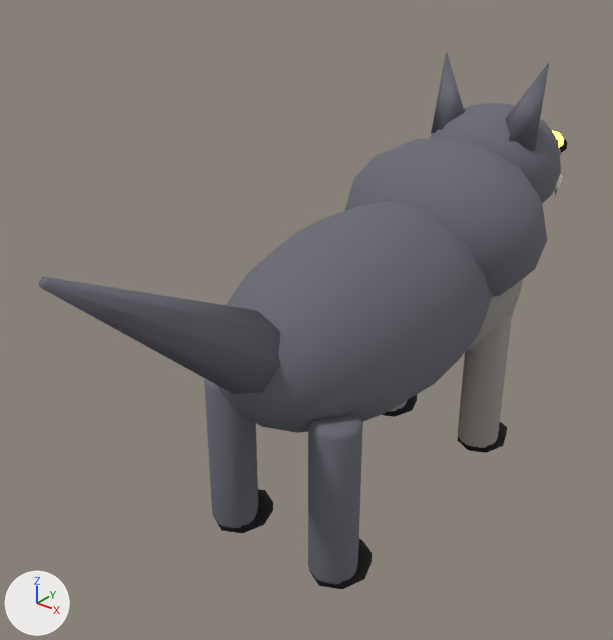
A saved change to the glTF model models/wolf.glb.
Both versions are drawn from a camera (50 mm lens) standing at (2.07, -3.15, 2.66) and looking at (-0.28, -0.22, 0.85). Arrows for +X, +Y and +Z are at lower left; the lights stay in place. The first picture is the older version. Where no turn or scale is listed for an object, it has been applied to the vertices.

Before the edit, the objects in view are built like this:
```python
ob_cabeca = bpy.data.objects.new('Cabeca', me_sphere_003)
ob_cabeca.location = (0.0, 1.05, 1.401)
ob_juba = bpy.data.objects.new('Juba', me_sphere_002)
ob_juba.location = (0.0, 0.55, 1.201)
ob_pata = bpy.data.objects.new('Pata', me_sphere_007)
ob_pata.location = (-0.3, 0.66, -0.029)
ob_pata_002 = bpy.data.objects.new('Pata.002', me_sphere_009)
ob_pata_002.location = (-0.3, -0.69, -0.029)
ob_pata_003 = bpy.data.objects.new('Pata.003', me_sphere_010)
ob_pata_003.location = (0.3, -0.69, -0.029)
ob_peito = bpy.data.objects.new('Peito', me_sphere_001)
ob_peito.location = (0.0, 0.6, 0.901)
ob_perna = bpy.data.objects.new('Perna', me_cylinder)
ob_perna.location = (-0.3, 0.6, 0.371)
ob_perna_002 = bpy.data.objects.new('Perna.002', me_cylinder_002)
ob_perna_002.location = (-0.3, -0.75, 0.371)
ob_perna_003 = bpy.data.objects.new('Perna.003', me_cylinder_003)
ob_perna_003.location = (0.3, -0.75, 0.371)
# also in view: 'Orelha.001' at (0.19, 0.91, 1.77); 'Rabo' at (0.0, -1.33, 1.29); 'Orelha' at (-0.19, 0.91, 1.77); 'Perna.001' at (0.3, 0.6, 0.37); 'Tronco' at (0.0, -0.1, 0.95)
```
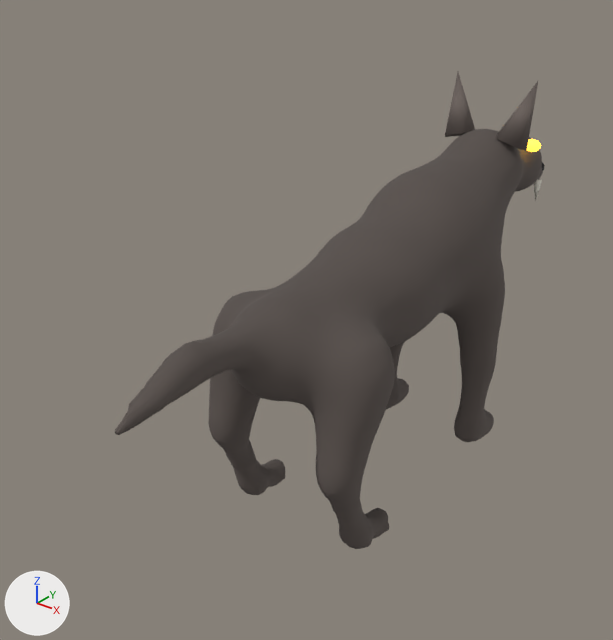
Where the newer file only moved an object's origin or applied its transform, the numbers keep the older frame.

Where the change shows, as pixel boxes [x1, y1, x2, y2] in the pictures (613 x 640 px):
'wolf_Corpo', added: after [115, 129, 543, 549]
'Tronco', deleted: before [218, 201, 492, 433]
'Juba', deleted: before [345, 138, 547, 297]
'Rabo', deleted: before [39, 277, 281, 394]
'Perna.003', deleted: before [308, 413, 363, 584]
'Perna.002', deleted: before [204, 379, 258, 528]
'Cabeca', deleted: before [430, 103, 561, 204]
'Perna.001', deleted: before [458, 313, 512, 448]
'Orelha.001', recoloured, moved, turned: before [505, 63, 549, 151]; after [496, 81, 538, 151]
'Orelha', recoloured, moved: before [431, 51, 465, 133]; after [445, 72, 475, 137]
'Peito', deleted: before [467, 279, 523, 350]
'Pata.003', deleted (black): before [309, 539, 372, 589]
'Pata.002', deleted (black): before [216, 489, 273, 533]
'Pata.001', deleted: before [457, 422, 507, 453]
'Pata', deleted: before [382, 395, 417, 417]
'Olho.001', moved: before [552, 131, 564, 147]; after [527, 139, 541, 152]
'Perna', deleted (mostly hidden): before [388, 401, 407, 412]

Edits to the bpy script that builds the scene:
```text
Change mat_wolf_pelo:
    where n0 = _N.new('ShaderNodeBsdfPrincipled'); n0.name = 'Principled BSDF'
    remove n0.inputs[0].default_value = (0.147, 0.147, 0.179, 1.0)  # 'Base Color', grey #6b6b75
    n0.inputs[2].default_value: 1.0 -> 0.9  # 'Roughness'
    add n2 = _N.new('ShaderNodeMix'); n2.name = 'Mix'
    add n2.data_type = 'RGBA'
    add n2.blend_type = 'MULTIPLY'
    add n2.inputs[0].default_value = 1.0  # 'Factor'
    add n2.inputs[7].default_value = (0.147, 0.119, 0.107, 1.0)  # 'B', dark grey #6b615c
    add n3 = _N.new('ShaderNodeVertexColor'); n3.name = 'Color Attribute'
    add _L.new(n2.outputs[2], n0.inputs[0])  # 'Result' to 'Base Color'
    add _L.new(n3.outputs[0], n2.inputs[6])  # 'Color' to 'A'
Add me_mesh:
    me_mesh.from_pydata(...)  # 4372 vertices, 8740 faces; spans x -0.46..0.46, y -1.62..1.67, z -0.02..1.61
    me_mesh.materials.append(mat_wolf_pelo)
Remove ob_cabeca:
    ob_cabeca = bpy.data.objects.new('Cabeca', me_sphere_003)
    ob_cabeca.location = (0.0, 1.05, 1.401)
Change ob_olho_001:
    remove ob_olho_001.parent = ob_head
    ob_olho_001.location: (0.2, 0.33, 0.1) -> (0.16, 1.2, 1.5)
Change ob_orelha:
    remove ob_orelha.parent = ob_head
    ob_orelha.location: (-0.24, -0.1, 0.38) -> (-0.19, 0.98, 1.72)
Change ob_orelha_001:
    remove ob_orelha_001.parent = ob_head
    ob_orelha_001.location: (0.24, -0.1, 0.38) -> (0.19, 0.98, 1.72)
    ob_orelha_001.rotation_euler: (-0.2, 0.25, 0.0) -> (-0.25, 0.25, 0.0)  # degrees (-11, 14, 0) -> degrees (-14, 14, 0)
Remove ob_juba:
    ob_juba = bpy.data.objects.new('Juba', me_sphere_002)
    ob_juba.location = (0.0, 0.55, 1.201)
Remove ob_pata_002:
    ob_pata_002 = bpy.data.objects.new('Pata.002', me_sphere_009)
    ob_pata_002.location = (-0.3, -0.69, -0.029)
Remove ob_perna_002:
    ob_perna_002 = bpy.data.objects.new('Perna.002', me_cylinder_002)
    ob_perna_002.location = (-0.3, -0.75, 0.371)
Remove ob_pata_003:
    ob_pata_003 = bpy.data.objects.new('Pata.003', me_sphere_010)
    ob_pata_003.location = (0.3, -0.69, -0.029)
Remove ob_perna_003:
    ob_perna_003 = bpy.data.objects.new('Perna.003', me_cylinder_003)
    ob_perna_003.location = (0.3, -0.75, 0.371)
Remove ob_pata:
    ob_pata = bpy.data.objects.new('Pata', me_sphere_007)
    ob_pata.location = (-0.3, 0.66, -0.029)
Remove ob_perna:
    ob_perna = bpy.data.objects.new('Perna', me_cylinder)
    ob_perna.location = (-0.3, 0.6, 0.371)
Remove ob_pata_001:
    ob_pata_001 = bpy.data.objects.new('Pata.001', me_sphere_008)
    ob_pata_001.location = (0.3, 0.66, -0.029)
Remove ob_perna_001:
    ob_perna_001 = bpy.data.objects.new('Perna.001', me_cylinder_001)
    ob_perna_001.location = (0.3, 0.6, 0.371)
Remove ob_peito:
    ob_peito = bpy.data.objects.new('Peito', me_sphere_001)
    ob_peito.location = (0.0, 0.6, 0.901)
Remove ob_rabo:
    ob_rabo = bpy.data.objects.new('Rabo', me_cone_005)
    ob_rabo.location = (0.004, -1.371, 1.355)
Remove ob_tronco:
    ob_tronco = bpy.data.objects.new('Tronco', me_sphere)
    ob_tronco.location = (0.0, -0.1, 0.951)
Add ob_wolf_corpo:
    ob_wolf_corpo = bpy.data.objects.new('wolf_Corpo', me_mesh)
    ob_wolf_corpo.location = (0.0, 0.0, 0.0)
```
